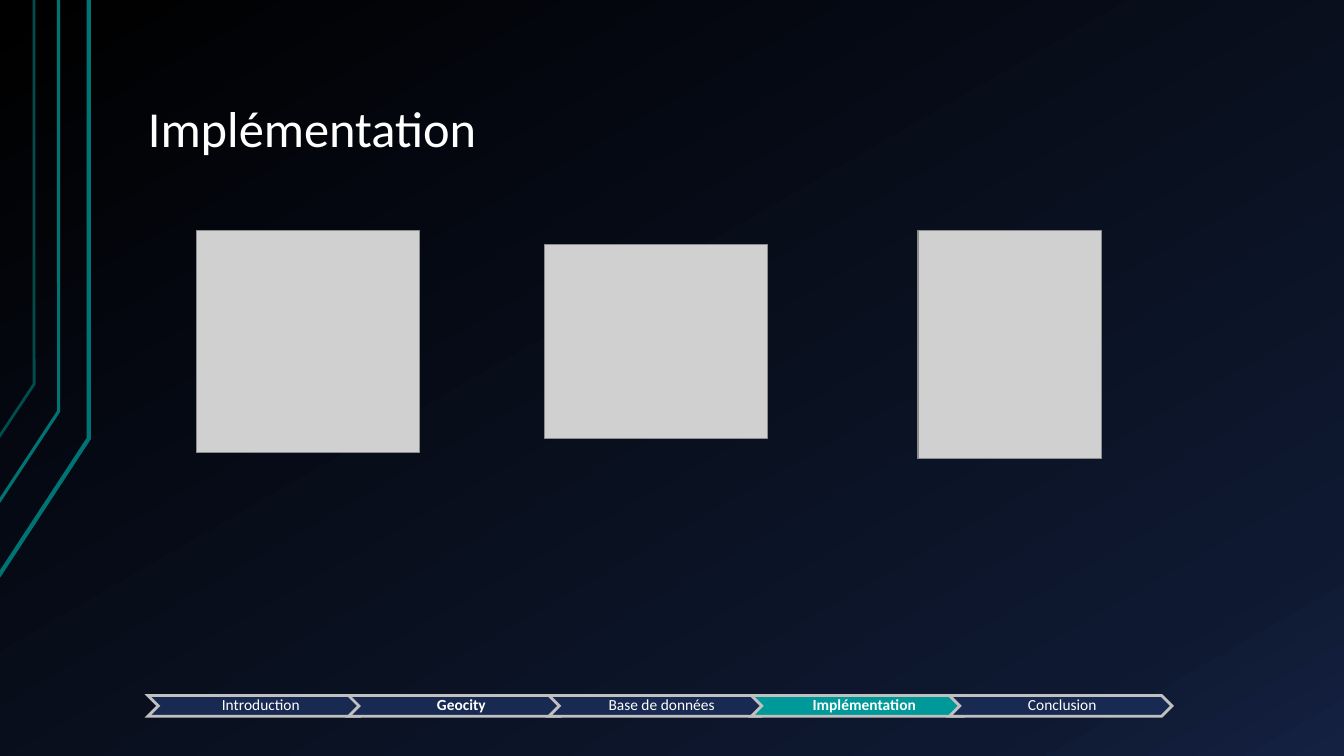
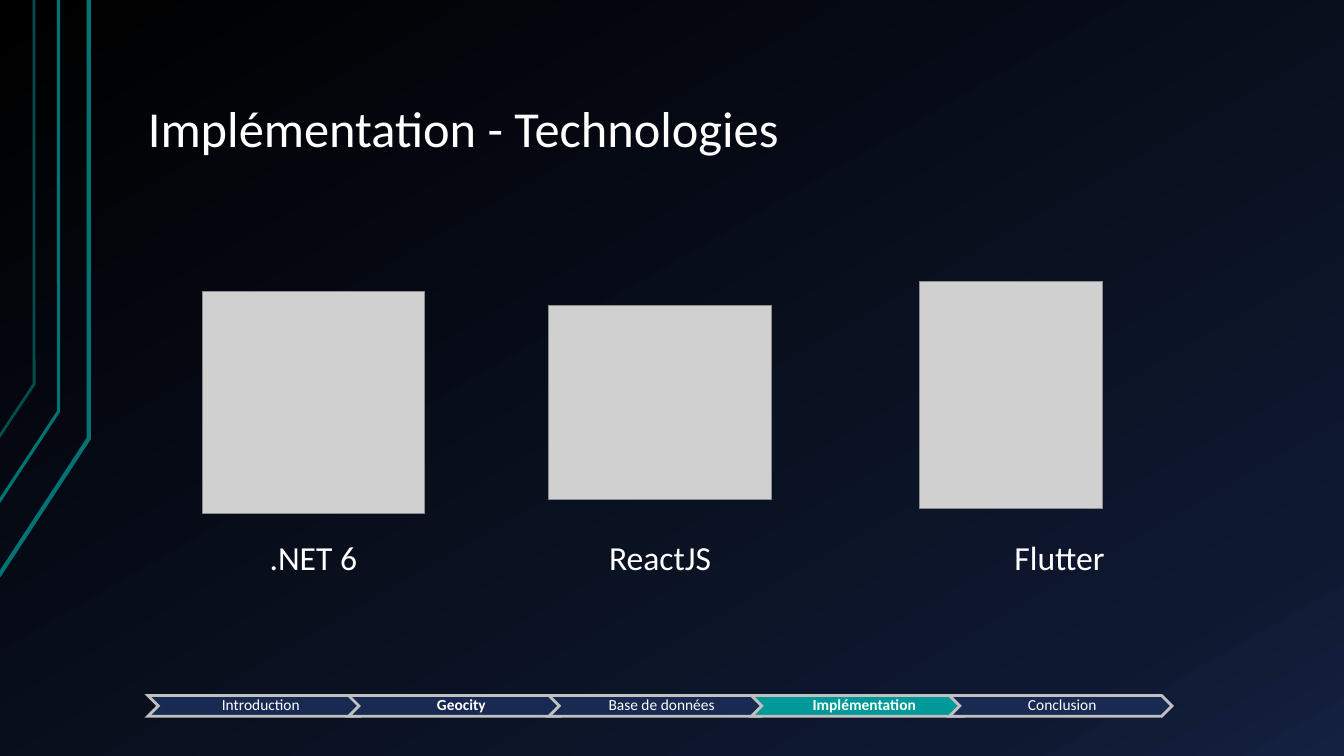
Before and after one commit to WilliamGordon/GeoCity, a slide deck: slide 8 of geocity.analysis/Presentation-TFE.pptx (slide 6 before the commit). Drawn at 1344x756 pixels with LibreOffice and Linux fonts; fonts in the diff are those of the drawing; grey boxes stand for pictures. Boxes give left, top, right and bottom in pixels: in the first picture for what was removed or moved away, otherwise in the second. Text is boxed around its words. In the diff, an @@ line names an element or a change of style, - is before the commit and + after.

```diff
--- a/geocity.analysis/Presentation-TFE.pptx
+++ b/geocity.analysis/Presentation-TFE.pptx
@@ title at [148,112,778,156]: text changed @@
-Implémentation
+Implémentation - Technologies
@@ picture: place and size @@
-picture at [197,231,418,453]
+picture at [203,291,424,513]
@@ picture: place and size @@
-picture at [919,231,1102,459]
+picture at [920,281,1103,509]
@@ picture: place and size @@
-picture at [544,245,767,439]
+picture at [548,306,771,499]
@@ text added at [270,547,357,571], 24 pt, text #FFFFFF @@
+.NET 6
@@ text added at [609,548,711,571], 24 pt, text #FFFFFF @@
+ReactJS
@@ text added at [1014,546,1104,571], 24 pt, text #FFFFFF @@
+Flutter
```
Also in this commit, not shown: 3 other slides changed, 6 slides added, 13 other files.
